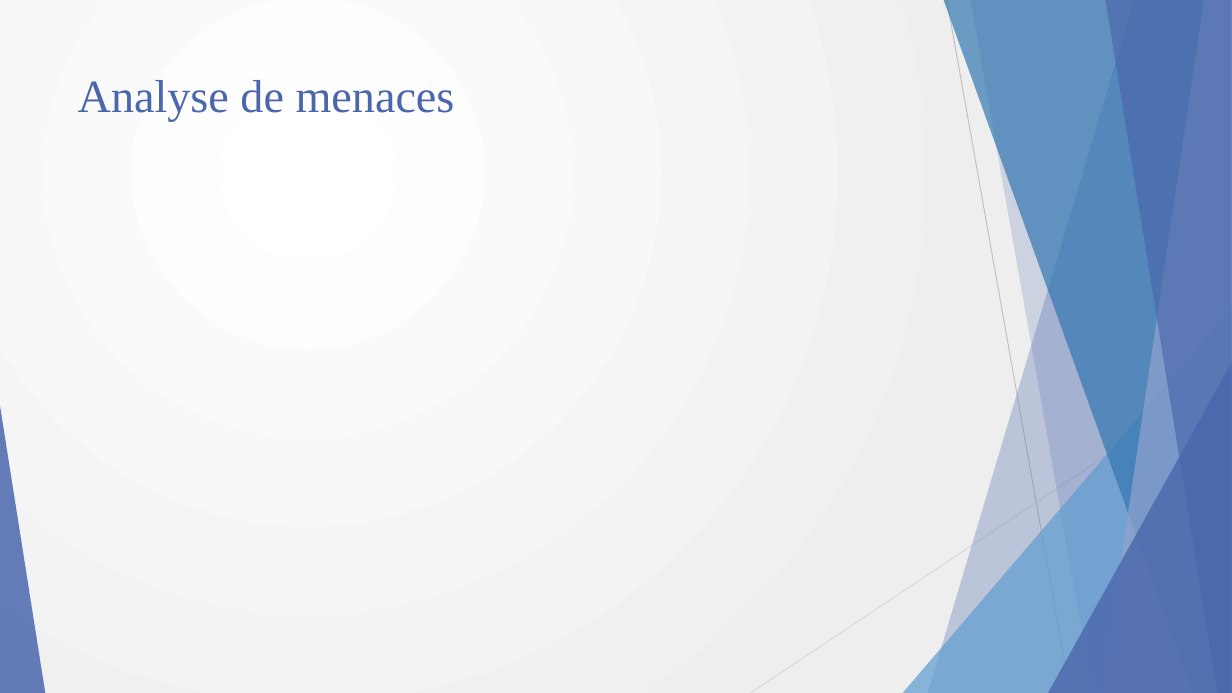
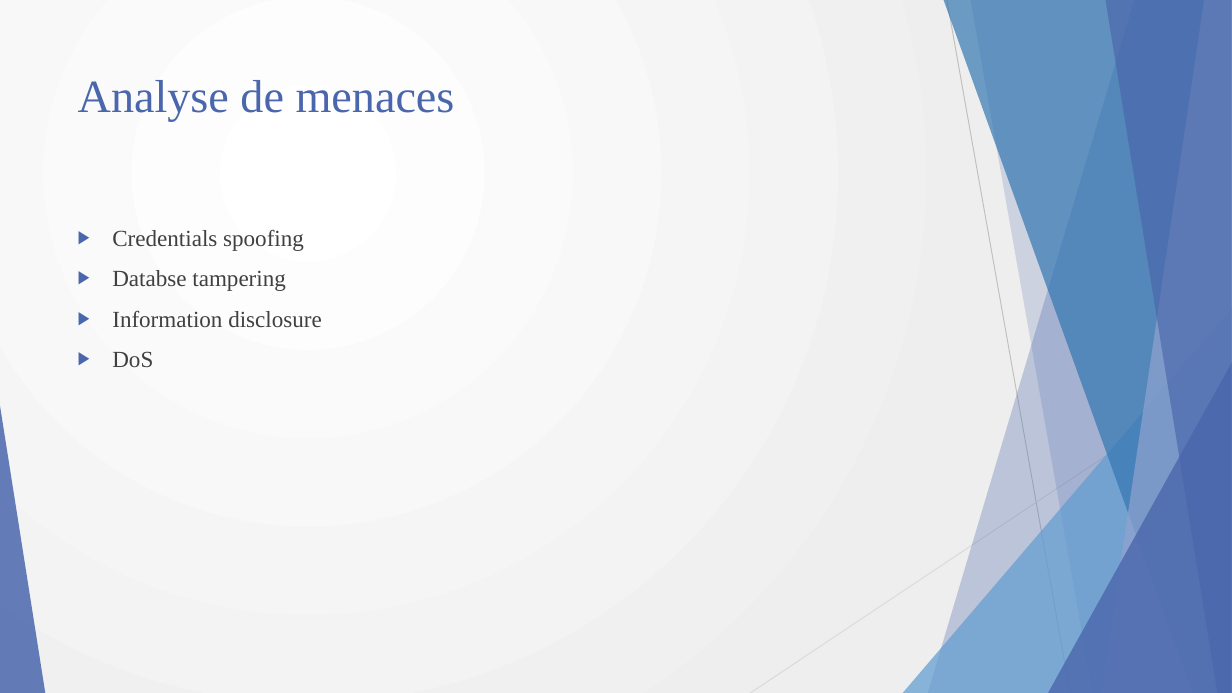
Before and after one commit to DDejviDD/STI-Project2, a slide deck: slide 4 of presentation.pptx. Drawn at 1232x693 pixels with LibreOffice and Linux fonts; fonts in the diff are those of the drawing. Boxes give left, top, right and bottom in pixels: in the first picture for what was removed or moved away, otherwise in the second. Text is boxed around its words. In the diff, an @@ line names an element or a change of style, - is before the commit and + after.

```diff
--- a/presentation.pptx
+++ b/presentation.pptx
@@ text added at (x1=112, y1=230, x2=322, y2=367), 18 pt, text #404040 @@
+▶ Credentials spoofing
+▶ Databse tampering
+▶ Information disclosure
+▶ DoS
```
Also in this commit, not shown: 2 other slides changed, 6 slides added, 1 slide removed, 1 other file.
